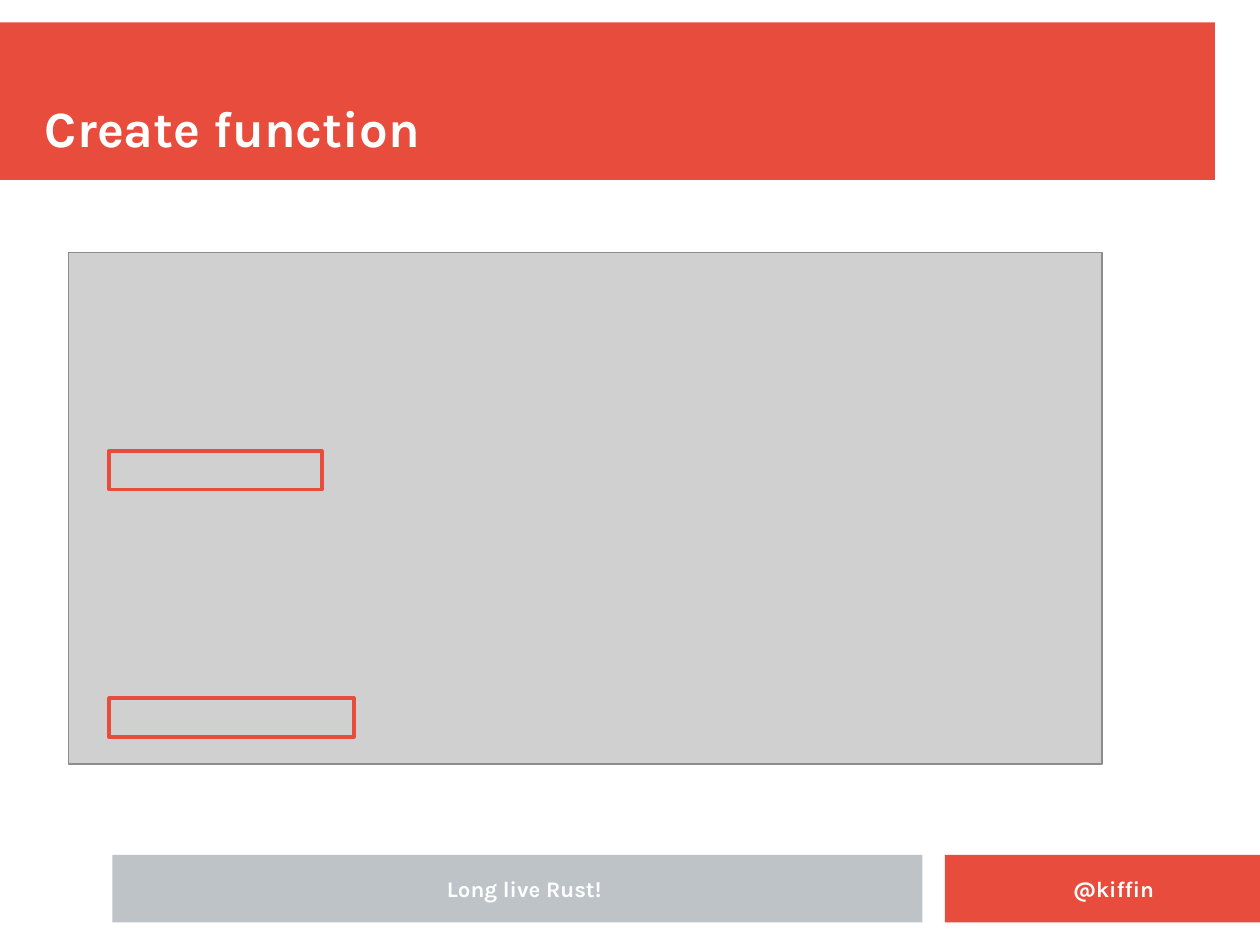
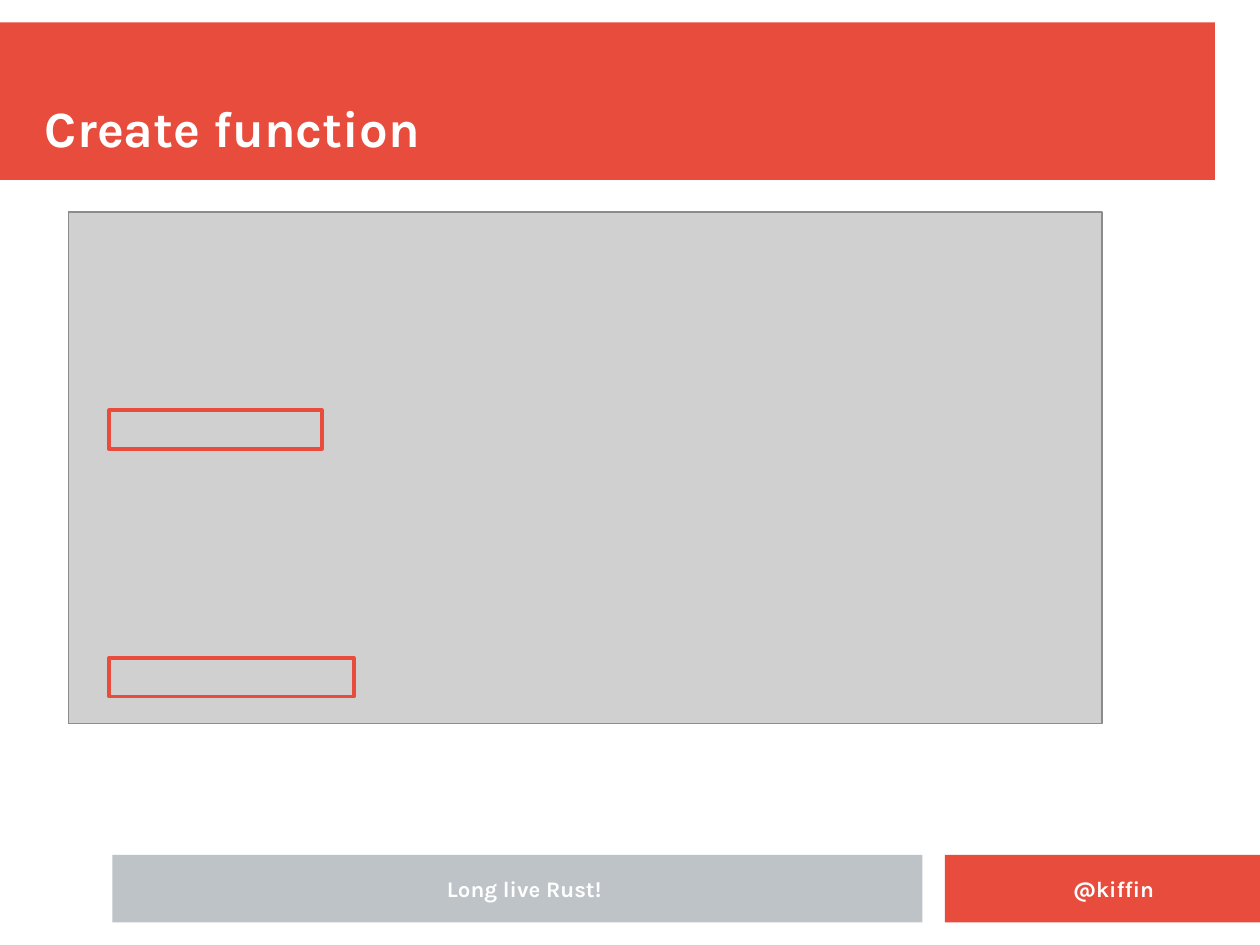
Before and after one commit to kgish/rust-node-addon-template, a slide deck: slide 17 of presentation/Embedding-Rust-in-NodeJS-applications.odp (slide 15 before the commit). Drawn at 1260x945 pixels with LibreOffice and Linux fonts; fonts in the diff are those of the drawing; grey boxes stand for pictures; background and template pictures are left out. Boxes give left, top, right and bottom in pixels: in the first picture for what was removed or moved away, otherwise in the second. Text is boxed around its words. In the diff, an @@ line names an element or a change of style, - is before the commit and + after.

```diff
--- a/presentation/Embedding-Rust-in-NodeJS-applications.odp
+++ b/presentation/Embedding-Rust-in-NodeJS-applications.odp
@@ 2 rectangles, 1 picture: place and size @@
-2 rectangles, 1 picture at (69,253,1102,764)
+2 rectangles, 1 picture at (69,213,1102,724)
```
Also in this commit, not shown: 8 other slides changed, 3 slides added, 1 other file.
